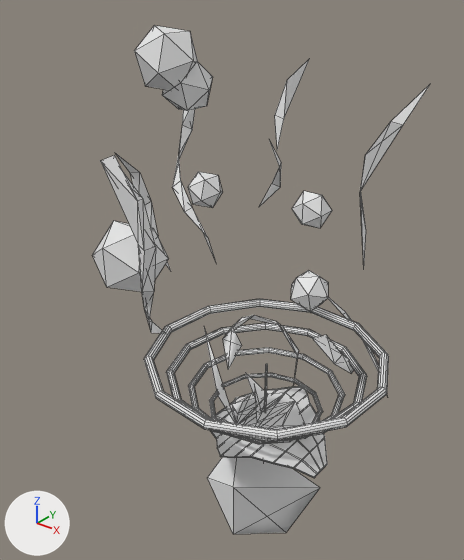
The OBJ model Assets/Models/RightShoulder/epaule_0002.obj as it was, and as the next commit left it.
Before and after are seen from a 50 mm camera at (0.804, -1.148, 1.102) aimed at (-0.148, 0.042, 0.365). The axes (+X, +Y, +Z) are drawn at lower left. The lights are the same throughout. Mesh edges are drawn as thin lines. Where no turn or scale is listed for an object, it has been applied to the vertices. Vertices at the same position are counted once.

Objects in the first picture: 'epaule_0002'.
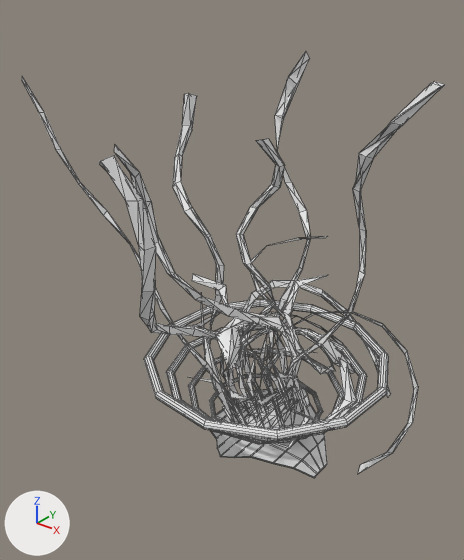
The newer file is also rescaled (x1000.0) as a whole; pictures and numbers use the older file's frame.

Location of each change, (x1, y1, x2, y2) in pixels of the pictures (464 x 560 px):
'epaule_0002', reshaped (25% wider, 16% shorter)
    before: (92, 25, 429, 534)
    after: (22, 51, 445, 478)
part 1 of me_epaule_0002, added
    after: (191, 274, 227, 329)
part 2 of me_epaule_0002, deleted
    before: (92, 25, 332, 534)
part 3 of me_epaule_0002, built on
    before: (264, 364, 268, 410)
    after: (22, 51, 445, 474)

The edits, one by one:
me_epaule_0002 is used by ob_epaule_0002; location (0.0, 0.0, 0.0).
me_epaule_0002 had 942 vertices, 1040 faces and spanned x -0.45..0.343, y -0.373..0.467, z -0.353..0.988.
me_epaule_0002 now has 1262 vertices, 1724 faces and spans x -0.574..0.363, y -0.373..0.467, z -0.07..0.919.
me_epaule_0002 part 1: a new loose piece of 15 vertices spanning x -0.281..-0.112, y -0.073..0.074, z 0.146..0.345.
me_epaule_0002 part 2: 7 loose pieces with 78 vertices, spanning x -0.325..0.165, y -0.366..0.399, z -0.353..0.988, are deleted.
me_epaule_0002 part 3: 14 vertices removed from x -0.003..0.003, y -0.003..0.003, z -0.184..0.184; 397 vertices added at x -0.574..0.363, y -0.357..0.445, z -0.012..0.919.
